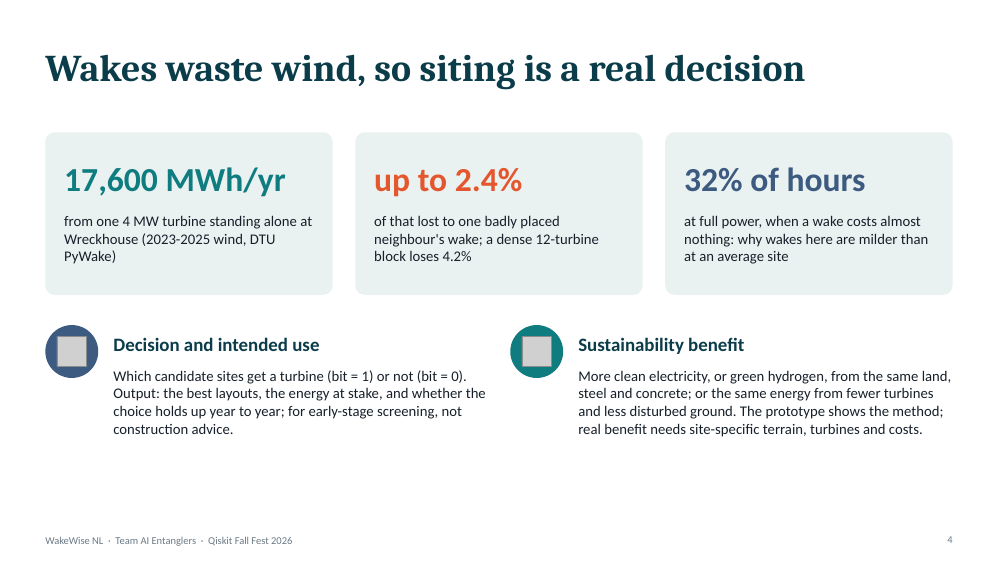
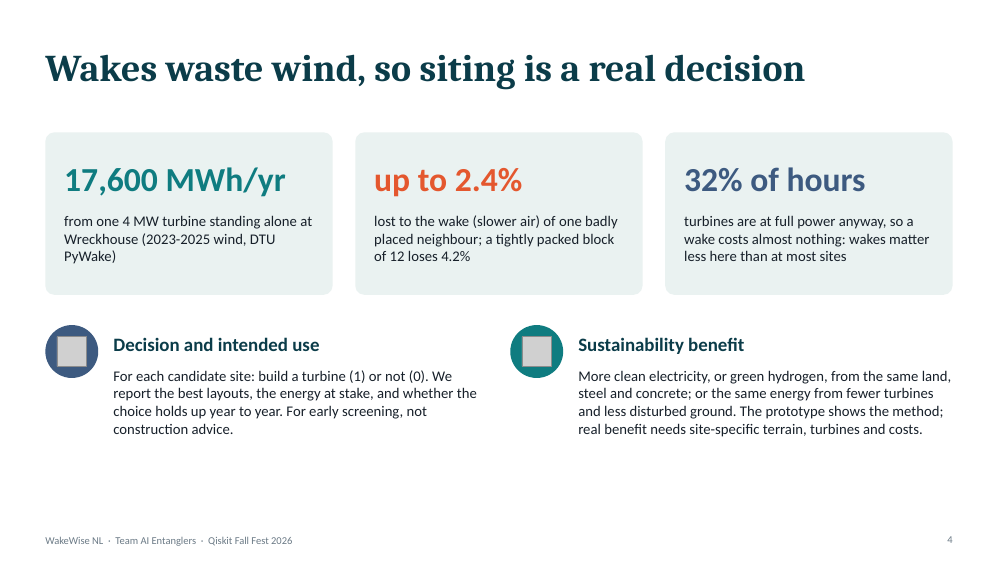
Before and after one commit to mrw-soumik/Qiskit-AI-Entanglers-, a slide deck: slide 4 of slides/WakeWise_NL_AI_Entanglers.pptx. Drawn at 1008x567 pixels with LibreOffice and Linux fonts; fonts in the diff are those of the drawing; grey boxes stand for pictures. Boxes give left, top, right and bottom in pixels: in the first picture for what was removed or moved away, otherwise in the second. Text is boxed around its words. In the diff, an @@ line names an element or a change of style, - is before the commit and + after.

```diff
--- a/slides/WakeWise_NL_AI_Entanglers.pptx
+++ b/slides/WakeWise_NL_AI_Entanglers.pptx
@@ text at bbox=[374, 215, 618, 261]: text changed @@
-of that lost to one badly placed neighbour's wake; a dense 12-turbine block loses 4.2%
+lost to the wake (slower air) of one badly placed neighbour; a tightly packed block of 12 loses 4.2%
@@ text at bbox=[684, 215, 929, 261]: text changed @@
-at full power, when a wake costs almost nothing: why wakes here are milder than at an average site
+turbines are at full power anyway, so a wake costs almost nothing: wakes matter less here than at most sites
@@ text at bbox=[113, 370, 477, 434]: text changed @@
-Which candidate sites get a turbine (bit = 1) or not (bit = 0). Output: the best layouts, the energy at stake, and whether the choice holds up year to year; for early-stage screening, not construction advice.
+For each candidate site: build a turbine (1) or not (0). We report the best layouts, the energy at stake, and whether the choice holds up year to year. For early screening, not construction advice.
```
Also in this commit, not shown: 15 other slides changed, 2 other files.
